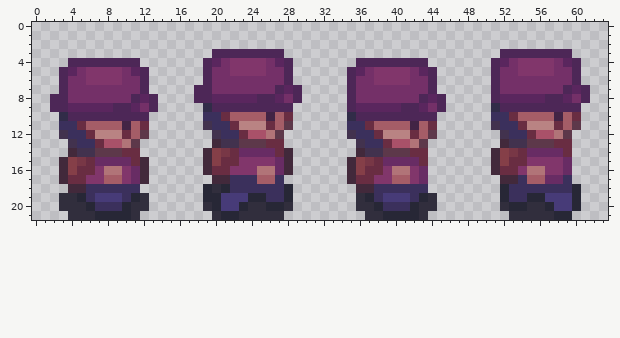
Two versions of one pixel-art sprite, Assets/!Sandbox/Jialin's Art/walk_right.png. This is how it looked before the edit.
The file is 64x22 pixels.
And afterwards:
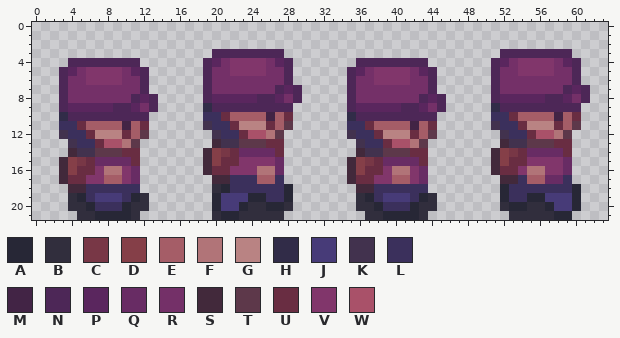
Palette (. is transparent): A #272736  B #312e3d  C #783746  D #853f48  E #a55d67  F #b17478  G #b98383  H #312c48  J #473b78  K #42324e  L #3b305c  M #422445  N #4d2757  P #5a265e  Q #682c64  R #743068  S #42293b  T #5d384a  U #692d42  V #81366b  W #a95169
What changed:
y 7: x 18 N -> .
y 8: x 2 N -> .; x 18 N -> .
y 9: x 2 N -> .
y 14: x 28 S -> .
y 15..16: x 12 S -> .; x 28 S -> .
y 17: x 12 S -> .
y 18: x 19 A -> .
y 19: x 3 B -> .; x 19 A -> .
y 20: x 3 B -> .; x 19 B -> .
y 21: x 4 B -> .
